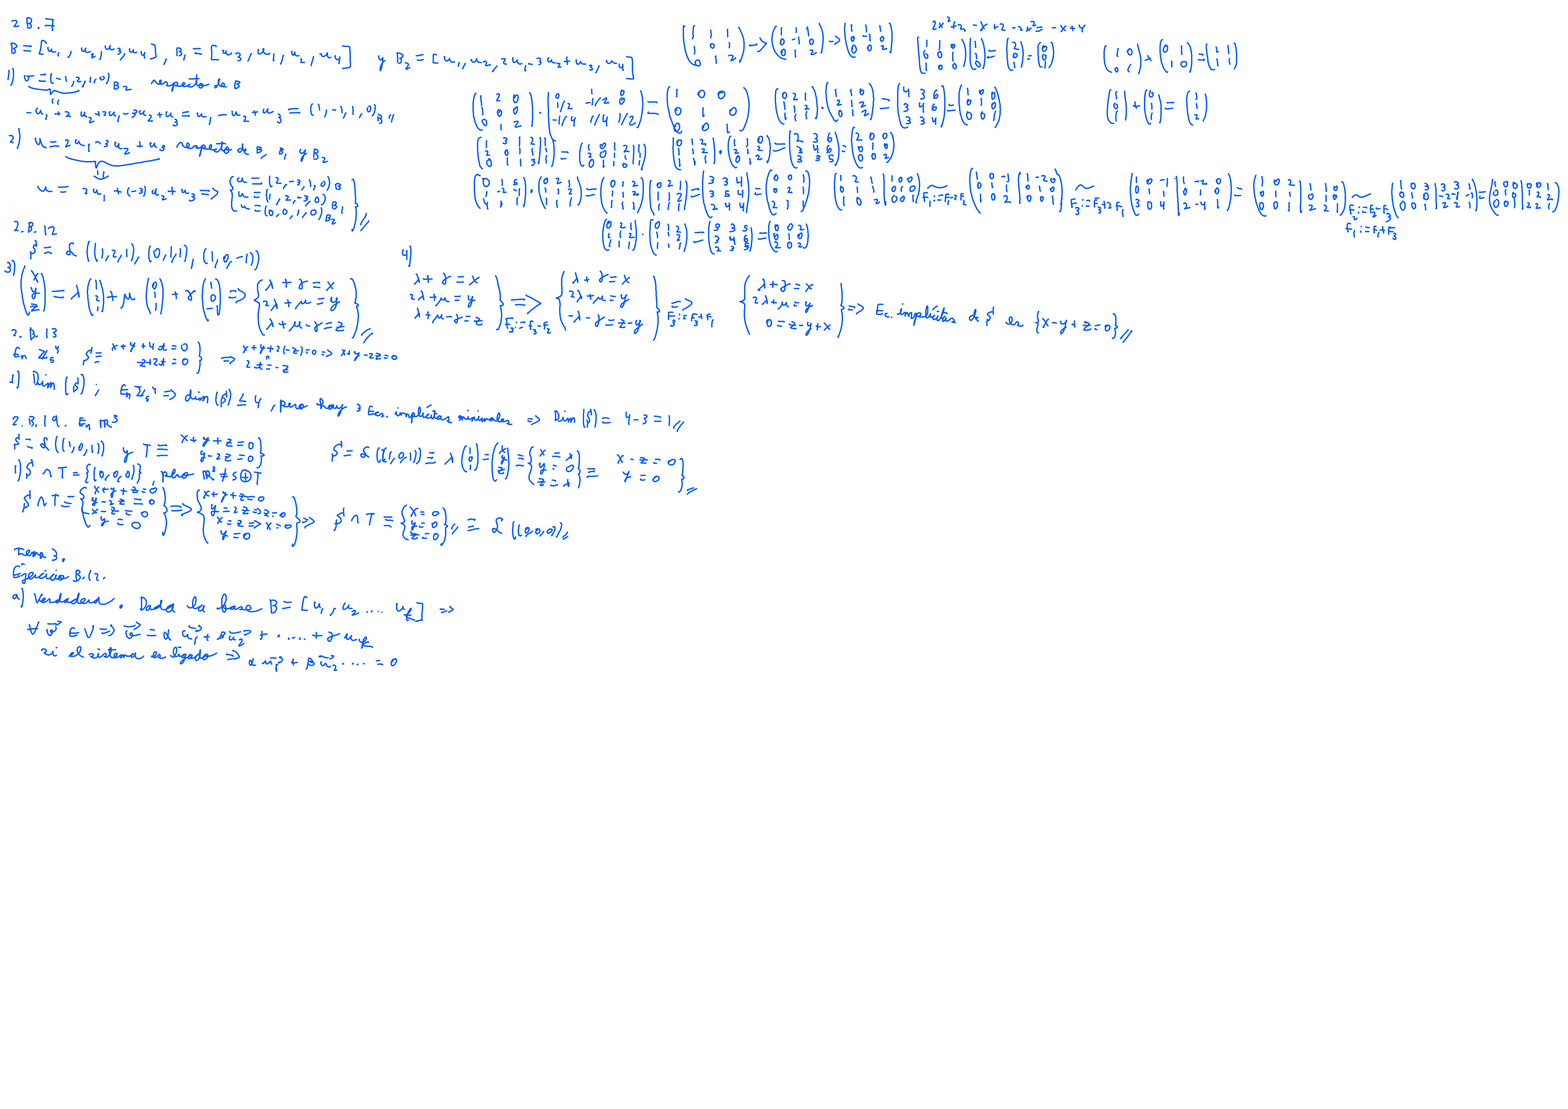
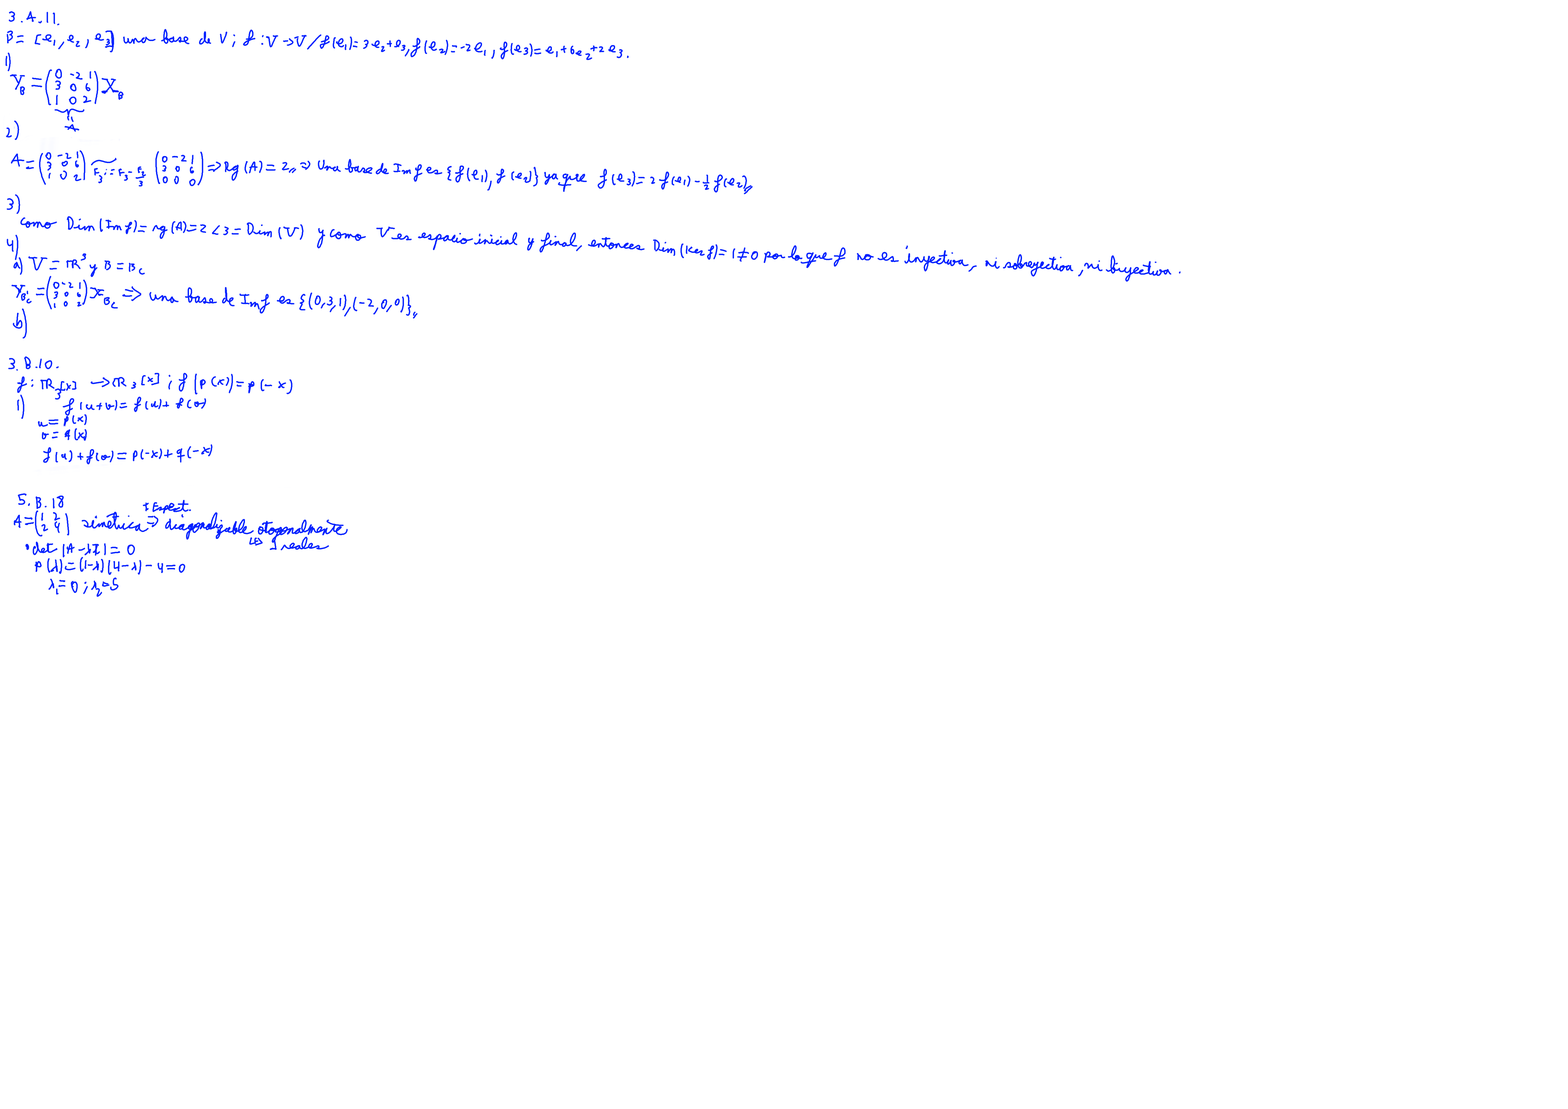
Comparing the layer stacks of the two 1568×1109 images. Changes:
hid "Paint Layer 2", painted on it over [2, 11, 1560, 673]
added layer "Paint Layer 3" over [2, 11, 1560, 673]